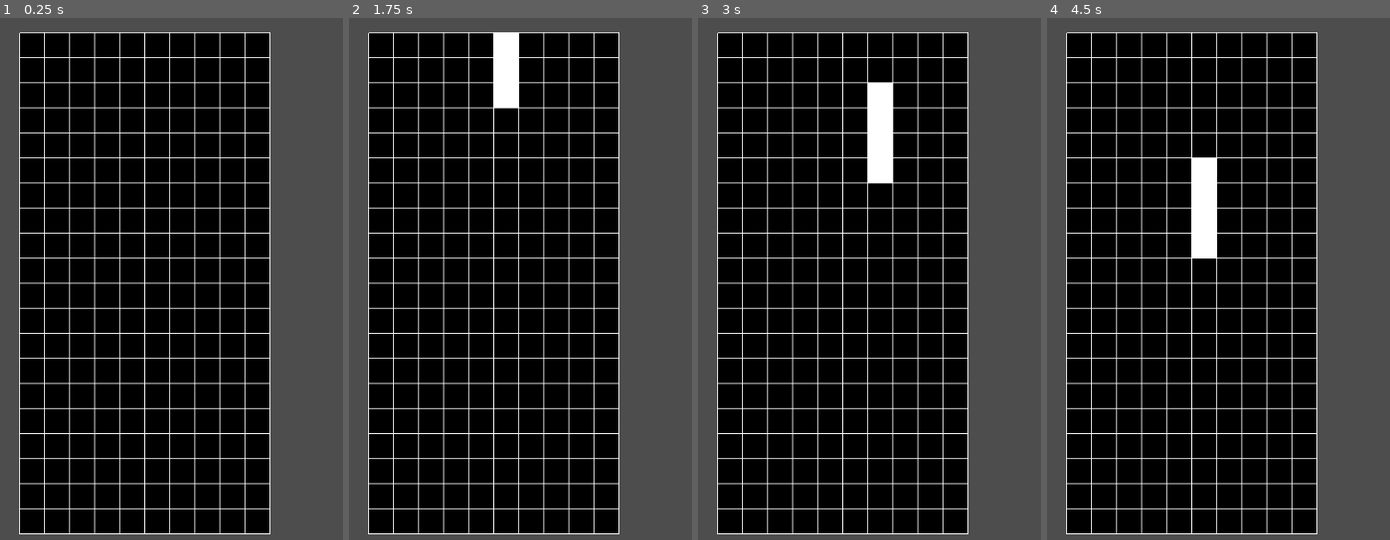
Above: before the commit, frames 1-4 (left to right).
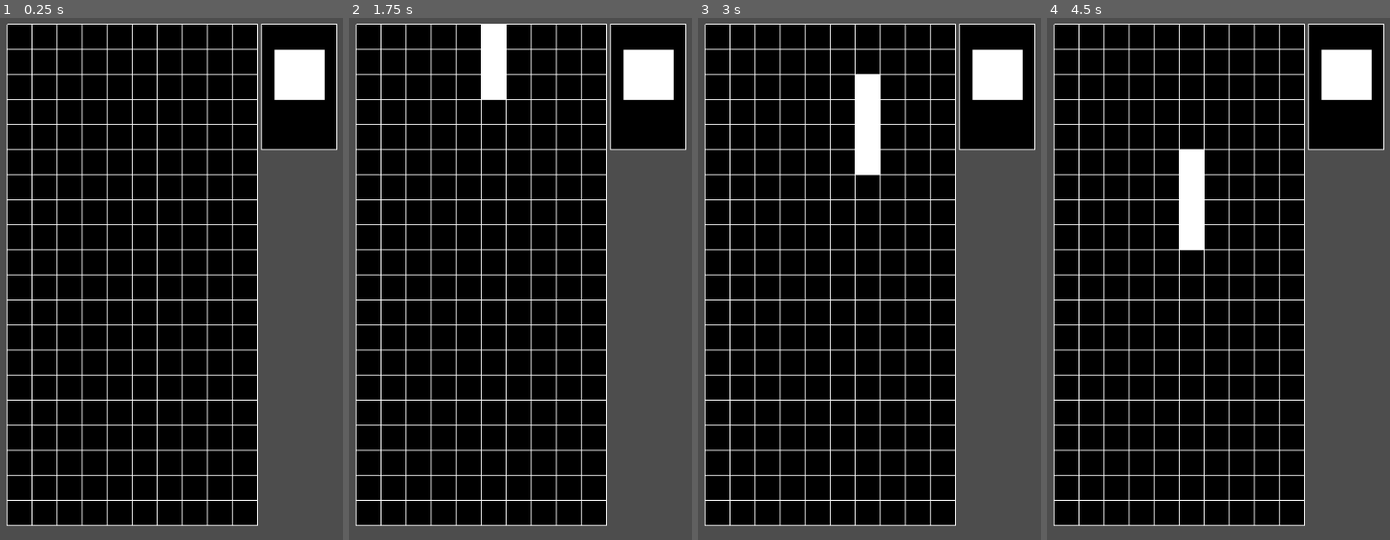
Above: after the commit, the same moments.

Repository: endy128/tetris2
Game: Godot game, scene res://board.tscn
Same seed, same stepped clock (60 frames per second), same inputs: the game is played once before the commit and once after it.
Inputs:
- Up to frame 1 (0.25 s): no input
- Up to frame 2 (1.75 s): tap Enter at 0.5 s; hold Right 0.53-1.28 s; tap Alt at 0.6, 1.35 s; tap Space at 0.77, 1.52 s; hold Down (down) from 1.28 s (still down)
- Up to frame 3 (3 s): release Down (down) at 2.03 s; hold Right 2.03-2.78 s; tap Alt at 2.1, 2.85 s; tap Space at 2.75 s; hold Up from 2.78 s (still down)
- Up to frame 4 (4.5 s): tap Space at 3.02, 3.77 s; release Up at 3.53 s; hold Left from 3.53 s (still down); tap Alt at 3.6, 4.35 s; tap Enter at 4.25 s

The runs differ from the first frame. In frame 1, 29% of the frame differs, in the area x 1-99%, y 1-99%; in frame 2, 29%; in frame 3, 30%; in frame 4, 30%.

Commit message:
next shape now shows in box on screen

Diff:
--- a/board.gd
+++ b/board.gd
@@ -6,13 +6,21 @@
 const VISIBLE_ROWS = 20
 const BLOCK_SIZE = 30
 const GRID_WIDTH = 1
-const START_X = 25
-const START_Y = 10
+const START_X = 10
+const START_Y = 0
 const GRID_BG = "#000000"
 const GRID_COLOUR = "#FFFFFF"
+
+const GAP = 5
+const NEXT_SHAPE_X = (COLUMNS * BLOCK_SIZE) + START_X + GAP
+const NEXT_SHAPE_Y = START_Y + (BLOCK_SIZE * STAGING)
+
 const FLASHES = 5
 const FLASH_SPEED = 2
 var FLASHING = false
+
+# 0: pre-game, 1: play, 2: game over, 3: credits
+var game_state = 0
 
 var TETROMINO = {0: 'I', 1: 'J', 2: 'L',3: 'O',4: 'S',5: 'T',6: 'Z'}
 
@@ -33,10 +41,10 @@
 var lines = false
 
 var board = [
-		[0,0,0,0,0,0,0,0,0,0], #
-		[0,0,0,0,0,0,0,0,0,0], #
-		[0,0,0,0,0,0,0,0,0,0], #
-		[0,0,0,0,0,0,0,0,0,0], #
+		[0,0,0,0,0,0,0,0,0,0], # staginng, not drawn
+		[0,0,0,0,0,0,0,0,0,0], # staginng, not drawn
+		[0,0,0,0,0,0,0,0,0,0], # staginng, not drawn
+		[0,0,0,0,0,0,0,0,0,0], # staginng, not drawn
 		[0,0,0,0,0,0,0,0,0,0],
 		[0,0,0,0,0,0,0,0,0,0],
 		[0,0,0,0,0,0,0,0,0,0],
@@ -61,10 +69,8 @@
 
 # Called when the node enters the scene tree for the first time.
 func _ready():
+#	_spawn_shape(randi() % 7)
 	pass
-#	current_shape = next_shape
-#	next_shape = randi() % 7
-#	_spawn_shape(randi() % 7)
 
 
 func _input(event):
@@ -111,8 +117,6 @@
 		lines = _check_for_line()
 		if lines:
 			FLASHING = true
-#			_wipe_lines(lines)
-#			_drop_lines(lines)
 	elif not FLASHING:
 		current_shape = next_shape
 		next_shape = randi() % 7
@@ -144,7 +148,7 @@
 		_move_all_down(row)
 
 func _move_all_down(row):
-	for i in range(row -1, -1, -1):  ## may need to be row-1
+	for i in range(row -1, -1, -1):
 		for j in COLUMNS:
 			board[i+1][j] = board[i][j]
 
@@ -174,15 +178,54 @@
 	# draw the row gridlines
 	for i in range(START_Y + (BLOCK_SIZE * STAGING), BLOCK_SIZE * ROWS + START_Y + 1, BLOCK_SIZE):
 		draw_line( Vector2(START_X, i), Vector2(COLUMNS * BLOCK_SIZE + START_X, i ), GRID_COLOUR, GRID_WIDTH)
-	# fill the squares in
+
+	# fill any squares in the board that != 0
 	for i in range(STAGING, ROWS):
 		for j in COLUMNS:
 			if board[i][j] != 0:
 				var rect = Rect2(j * BLOCK_SIZE + START_X, i * BLOCK_SIZE + START_Y, BLOCK_SIZE, BLOCK_SIZE)
 				draw_rect(rect, GRID_COLOUR)
 
-
-
+	# draw the next shape box
+	draw_rect(Rect2(NEXT_SHAPE_X, NEXT_SHAPE_Y, 3 * BLOCK_SIZE, 5 * BLOCK_SIZE), GRID_BG, GRID_WIDTH)
+	draw_rect(Rect2(NEXT_SHAPE_X, NEXT_SHAPE_Y, 3 * BLOCK_SIZE, 5 * BLOCK_SIZE), GRID_COLOUR, false, GRID_WIDTH)
+
+	# draw the next shape in the box
+	var _next_shape = _get_next_shape_matrix(next_shape)
+	var _top_padding = BLOCK_SIZE
+	var _left_padding = BLOCK_SIZE / 2
+	if next_shape == 0:
+		_top_padding = BLOCK_SIZE / 2
+		_left_padding = BLOCK_SIZE
+
+	for row in len(_next_shape):
+		for col in len(_next_shape[0]):
+			if _next_shape[row][col] == 1:
+				draw_rect(Rect2(col * BLOCK_SIZE + NEXT_SHAPE_X + _left_padding, row * BLOCK_SIZE + NEXT_SHAPE_Y + _top_padding, BLOCK_SIZE, BLOCK_SIZE),GRID_COLOUR, GRID_WIDTH)
+
+func _get_next_shape_matrix(next_shape):
+	match (next_shape):
+		0: return  [[1], # i
+					[1],
+					[1],
+					[1],]
+		1: return  [[0,1], # j
+					[0,1],
+					[1,1],]
+		2: return  [[1,0], # l
+					[1,0],
+					[1,1],]
+		3: return  [[1,1], # o
+					[1,1],]
+		4: return  [[1,0], # s
+					[1,1],
+					[0,1]]
+		5: return  [[1,0], # t
+					[1,1],
+					[1,0]]
+		6: return  [[0,1], # z
+					[1,1],
+					[1,0]]
 
 func _print_board():
 	for i in ROWS:
@@ -265,4 +308,6 @@
 
 func _on_shape_shape_is_set():
 	_place_shape(shape, shape.is_set)
-#	_print_board()
+	if shape.position.y < 4:
+		print("GAME OVER !!")
+		game_state = 2
--- a/shape.gd
+++ b/shape.gd
@@ -110,8 +110,3 @@
 		return false
 	else:
 		return true
-
-# checks the board for where the shape will be and returns true if
-# the shape will collide with another placed block ('2') or goes off board
-func _check_for_valid_move(coords, frame, direction):
-	pass
